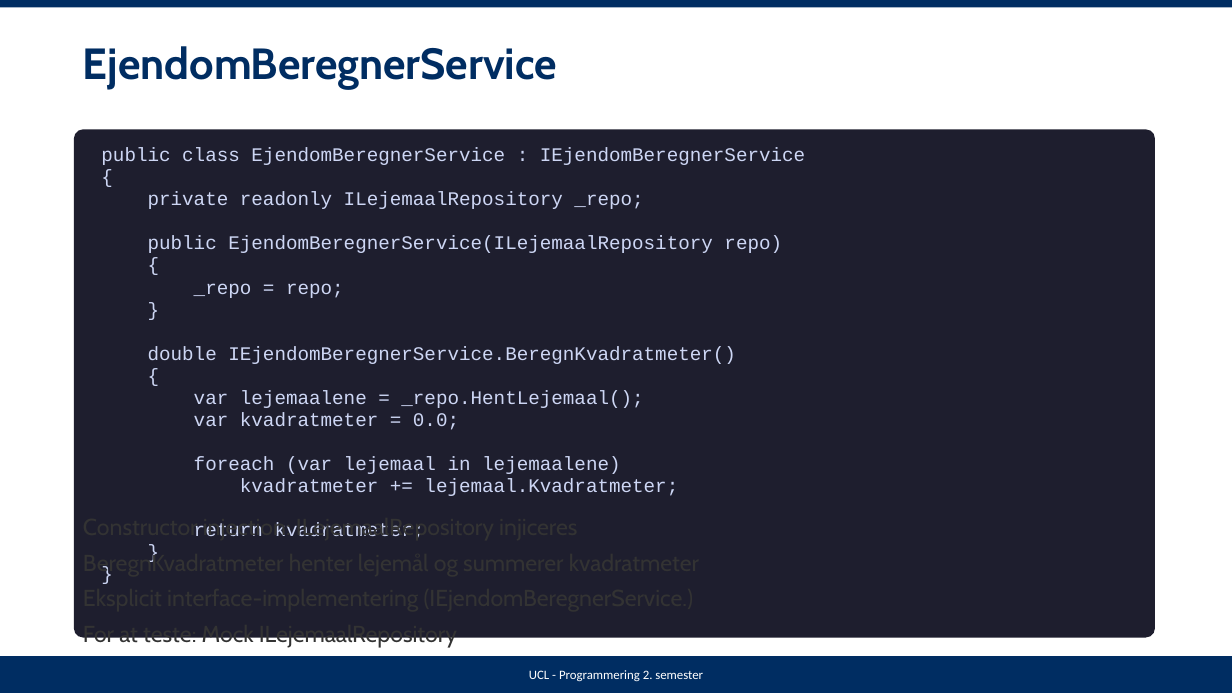
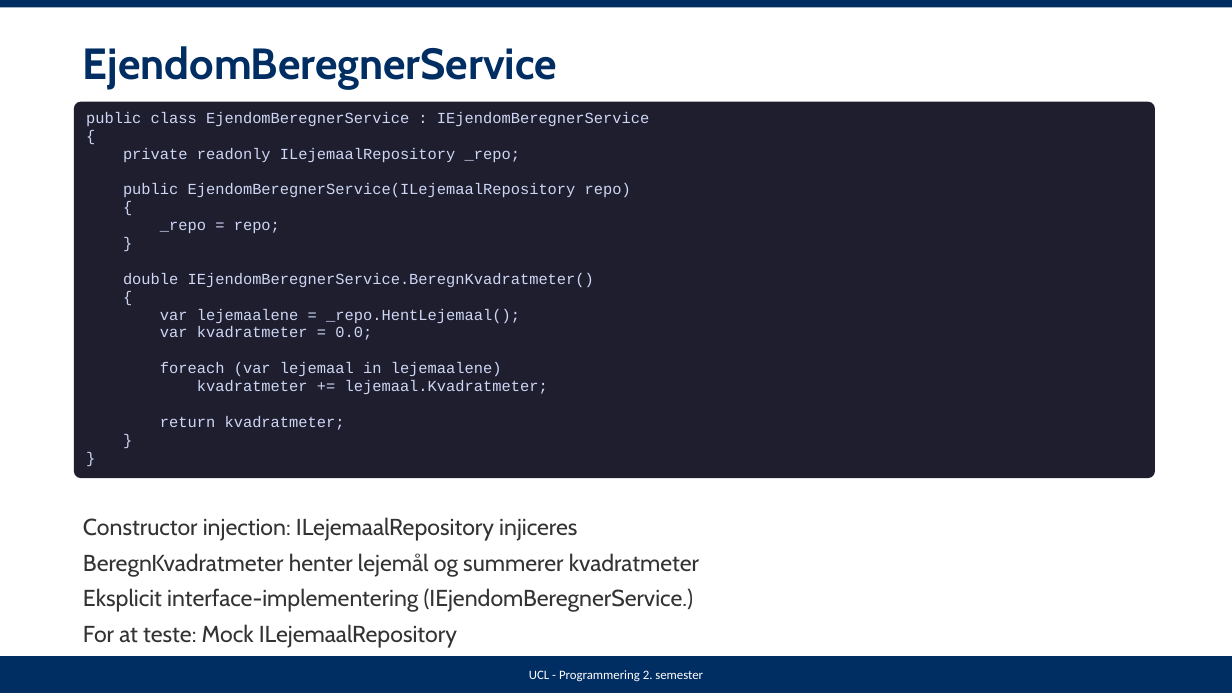
Before and after one commit to kbr-ucl/DMU-2-Semester-Programmering, a slide deck: slide 6 of Opgaver/SOLID/Case-EjendomBeregner/03-Ejendomsberegner-Unittest-Vejledende-Loesning.pptx. Drawn at 1232x693 pixels with LibreOffice and Linux fonts; fonts in the diff are those of the drawing. Boxes give left, top, right and bottom in pixels: in the first picture for what was removed or moved away, otherwise in the second. Text is boxed around its words. In the diff, an @@ line names an element or a change of style, - is before the commit and + after.

Commit message:
Update EjendomBeregner materials and remove duplicate files
- Update unit test solution PDF and PPTX files
- Remove duplicate OPP-SOLID-D-Test-xUnit-Moq files

```diff
--- a/Opgaver/SOLID/Case-EjendomBeregner/03-Ejendomsberegner-Unittest-Vejledende-Loesning.pptx
+++ b/Opgaver/SOLID/Case-EjendomBeregner/03-Ejendomsberegner-Unittest-Vejledende-Loesning.pptx
@@ rounded rectangle: place and size @@
-rounded rectangle at box(74, 129, 1155, 638)
+rounded rectangle at box(74, 102, 1155, 478)
@@ text "public class EjendomBeregnerService : IEjendomBeregnerServic ...": place and size @@
-text "public class EjendomBeregnerService : IEjendomBeregnerServic ..." at box(101, 148, 805, 537)
+text "public class EjendomBeregnerService : IEjendomBeregnerServic ..." at box(86, 112, 649, 430)
@@ text "public class EjendomBeregnerService : IEjendomBeregnerServic ..." at box(86, 112, 649, 430): size 15 to 12 pt @@
```
Also in this commit, not shown: 9 other slides changed, 3 other files.
